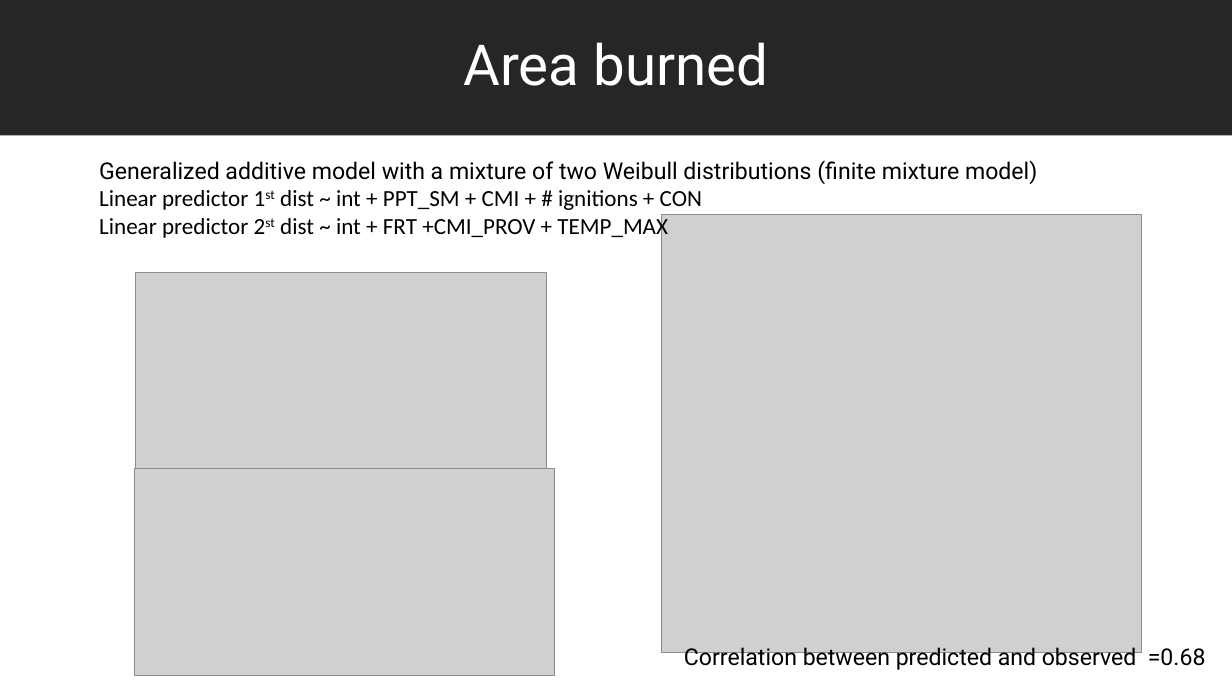
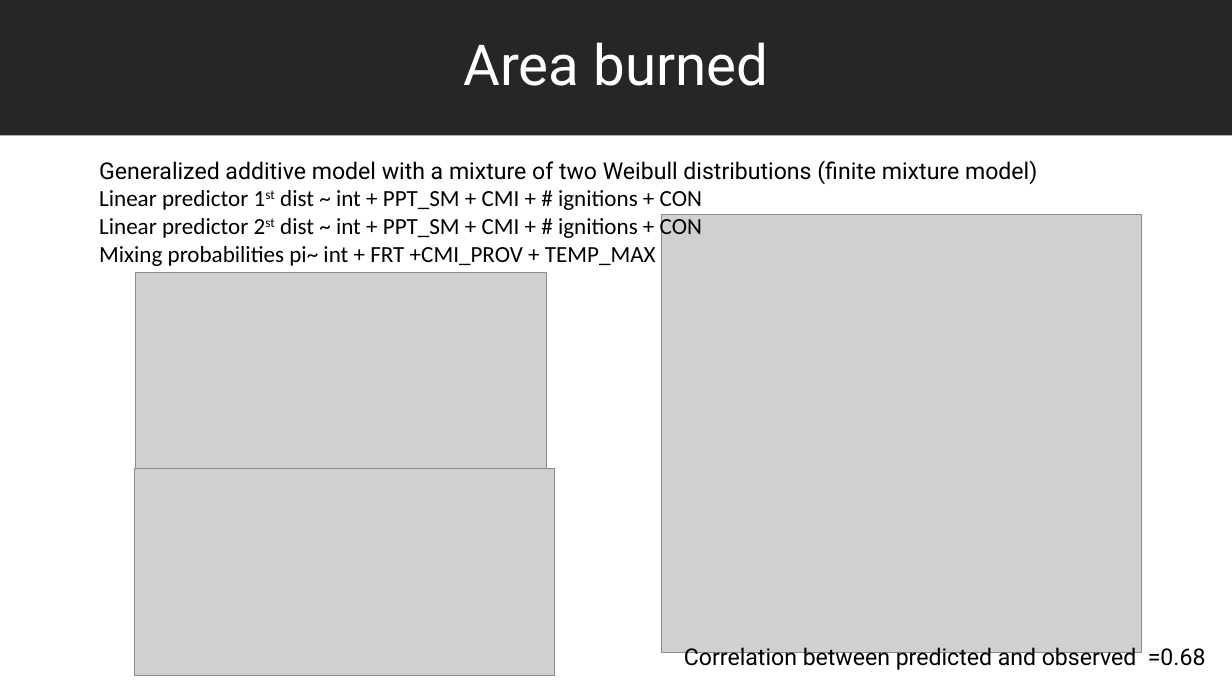
Before and after one commit to bcgov/castor, a slide deck: slide 7 of reports/fire/2024_03_14_Fire_inTSR.pptx. Drawn at 1232x693 pixels with LibreOffice and Linux fonts; fonts in the diff are those of the drawing; grey boxes stand for pictures. Boxes give left, top, right and bottom in pixels: in the first picture for what was removed or moved away, otherwise in the second. Text is boxed around its words. In the diff, an @@ line names an element or a change of style, - is before the commit and + after.

```diff
--- a/reports/fire/2024_03_14_Fire_inTSR.pptx
+++ b/reports/fire/2024_03_14_Fire_inTSR.pptx
@@ text at box(99, 215, 702, 266): text changed @@
-Linear predictor 2st dist ~ int + FRT +CMI_PROV + TEMP_MAX
+Linear predictor 2st dist ~ int + PPT_SM + CMI + # ignitions + CON
+Mixing probabilities pi~ int + FRT +CMI_PROV + TEMP_MAX
```
Also in this commit, not shown: 2 other slides changed.
